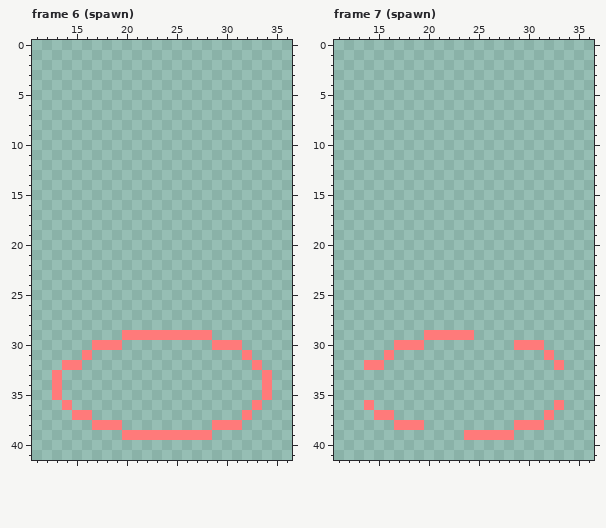
Pixel-art file -- scenes/enemy_spawner/enemy_spawner.aseprite. Above: the version before the commit.
48x48 pixels, 9 frames. Colours within 5 levels of each other are drawn and written as one. Shown: frame 6 (spawn): x 11..36, y 0..41; frame 7 (spawn): x 11..36, y 0..41. The commit also changed other frames, which this record leaves out.
After:
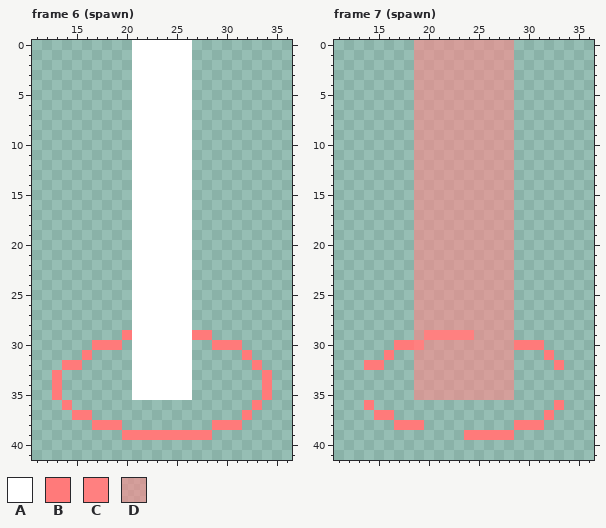
Palette (. is transparent): A #ffffff  B #ff7a7a  C #ff8080  D #ff898997
The exact change:
layer "Layer 2" added
Frame 6 (spawn), layer "Layer 2":
y 0..28: x 21..26 ...... -> AAAAAA
y 29: x 21..26 BBBBBB -> AAAAAA
y 30..35: x 21..26 ...... -> AAAAAA
Frame 7 (spawn), layer "Layer 2":
y 0..28: x 19..28 .......... -> DDDDDDDDDD
y 29: x 19..28 .BBBBB.... -> DCCCCCDDDD
y 30: x 19..28 B......... -> CDDDDDDDDD
y 31..35: x 19..28 .......... -> DDDDDDDDDD
